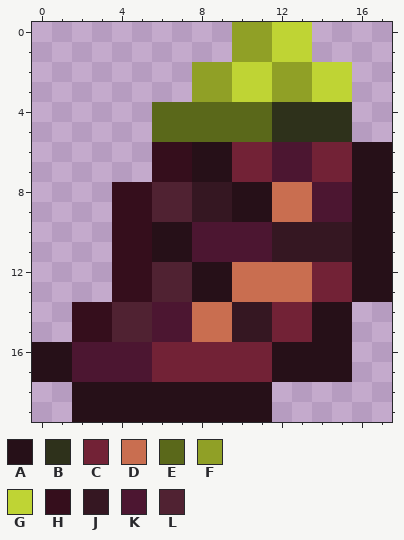
Pixel-art sprite: Assets/Textures/Gores/DragonHornetGore1.png. The first picture shows the starting point.
The file is 18x20 pixels. Pixels under 10% opacity are left out.
Palette (. is transparent): A #261018  B #2e311b  C #722236  D #c96e50  E #5a681a  F #90a026  G #bfd434  H #350e1c  J #351722  K #4c1631  L #502232
Pixels before, first column x 0:
 0 ..........FFGG....
 1 ..........FFGG....
 2 ........FFGGFFGG..
 3 ........FFGGFFGG..
 4 ......EEEEEEBBBB..
 5 ......EEEEEEBBBB..
 6 ......HHAACCKKCCAA
 7 ......HHAACCKKCCAA
 8 ....HHLLJJAADDKKAA
 9 ....HHLLJJAADDKKAA
10 ....HHAAKKKKJJJJAA
11 ....HHAAKKKKJJJJAA
12 ....HHLLAADDDDCCAA
13 ....HHLLAADDDDCCAA
14 ..HHLLKKDDJJCCAA..
15 ..HHLLKKDDJJCCAA..
16 AAKKKKCCCCCCAAAA..
17 AAKKKKCCCCCCAAAA..
18 ..AAAAAAAAAA......
19 ..AAAAAAAAAA......
Now the later version:
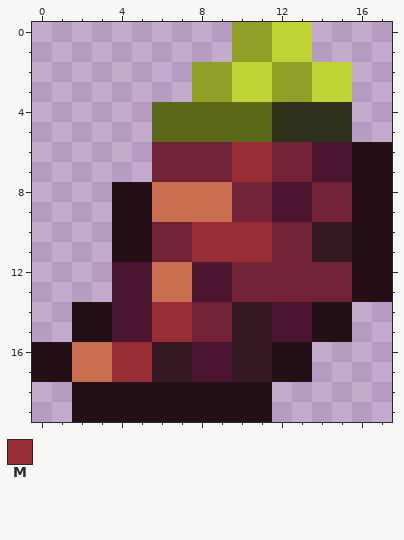
Colours new in this view: M #992d36
The edit:
Colour H becomes colour A in rows 8 to 11 at x 4 to 5; in rows 14 to 15 at x 2 to 3.
Colour A becomes colour C in rows 6 to 7 at x 8 to 9; in rows 8 to 9 at x 10 to 11; in rows 10 to 11 at x 6 to 7.
Colour D becomes colour C in rows 12 to 13 at x 10 to 13; in rows 14 to 15 at x 8 to 9.
Colour H becomes colour C in rows 6 to 7 at x 6 to 7.
Colour J becomes colour C in rows 10 to 11 at x 12 to 13.
Colour K becomes colour C in rows 6 to 7 at x 12 to 13; in rows 8 to 9 at x 14 to 15.
Colour J becomes colour D in rows 8 to 9 at x 8 to 9.
Colour K becomes colour D in rows 16 to 17 at x 2 to 3.
Colour L becomes colour D in rows 8 to 9 at x 6 to 7; in rows 12 to 13 at x 6 to 7.
Colour C becomes colour J in rows 16 to 17 at x 6 to 7 and 10 to 11.
Colour A becomes colour K in rows 12 to 13 at x 8 to 9.
Colour C becomes colour K in rows 6 to 7 at x 14 to 15; in rows 14 to 15 at x 12 to 13; in rows 16 to 17 at x 8 to 9.
Colour D becomes colour K in rows 8 to 9 at x 12 to 13.
Colour H becomes colour K in rows 12 to 13 at x 4 to 5.
Colour L becomes colour K in rows 14 to 15 at x 4 to 5.
Colour C becomes colour M in rows 6 to 7 at x 10 to 11.
Colour K becomes colour M in rows 10 to 11 at x 8 to 11; in rows 14 to 15 at x 6 to 7; in rows 16 to 17 at x 4 to 5.
The edit erases colour A in rows 16 to 17 at x 14 to 15.
Pixel boxes of the changes (left, top, right, bottom) in both pictures:
changed: (72, 142, 352, 382)
